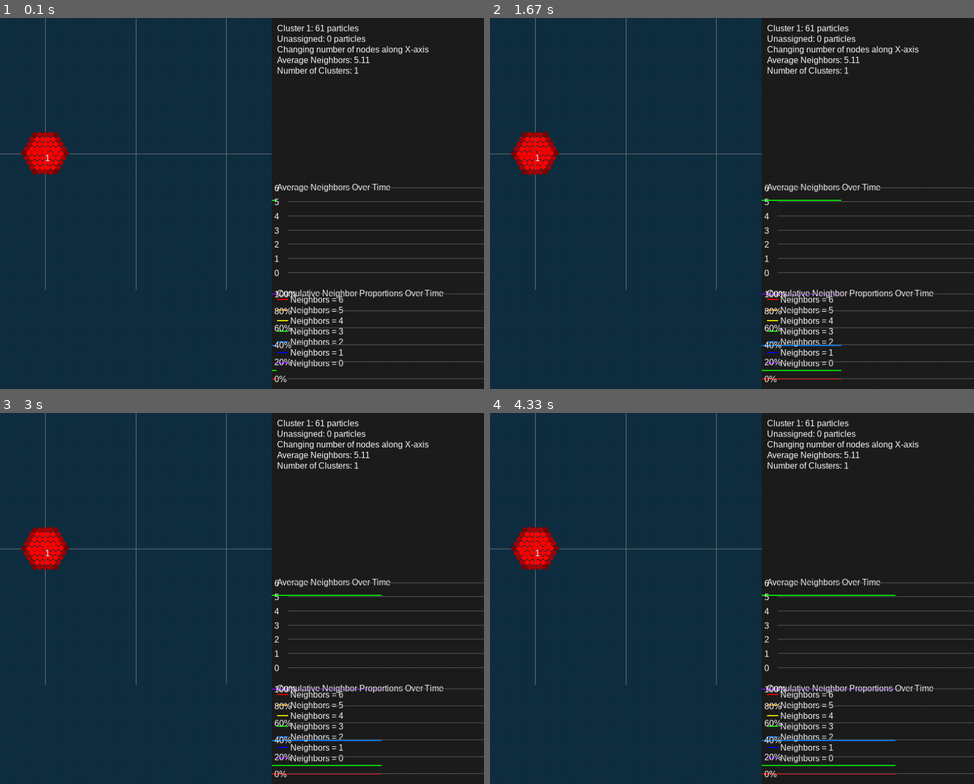
Above: before the commit, frames 1-4 (two rows, left to right).
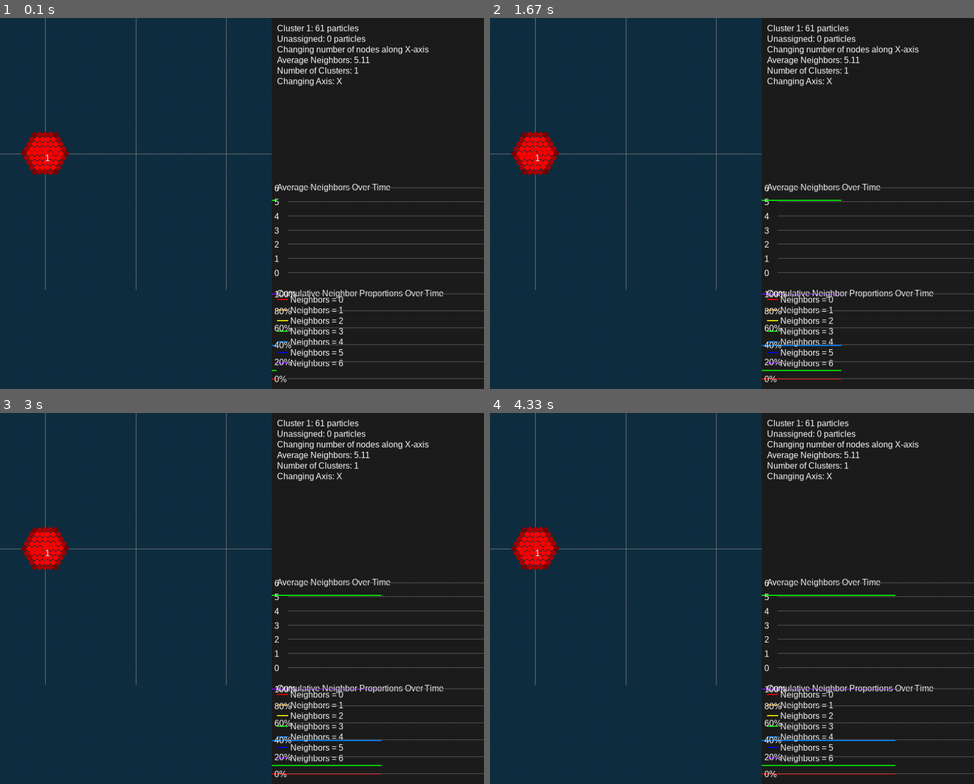
Above: after the commit, the same moments.

Repository: xabackus/AcousticPersonal
Game: pygame game, started from PyGame_Acoustics_2D_cluster_manipulation.py
The game is run twice, just before and just after one commit, with the same random seed, the same clock (stepped at 60 frames per second) and the same inputs.
Inputs:
- Up to frame 1 (0.1 s): no input
- Up to frame 2 (1.67 s): tap G at 0.33 s
- Up to frame 3 (3 s): tap Space at 1.67, 2.07, 2.37, 2.57, 2.9 s
- Up to frame 4 (4.33 s): tap Space at 3.2, 3.4, 3.7, 3.97, 4.3 s

The runs differ from the first frame. In frame 1, 0.2% of the frame differs, in the area x 57-71%, y 16-94%; in frame 2, 0.2%; in frame 3, 0.2%; in frame 4, 0.2%.

Commit message:
Update PyGame_Acoustics_2D_cluster_manipulation.py

Diff:
--- a/PyGame_Acoustics_2D_cluster_manipulation.py
+++ b/PyGame_Acoustics_2D_cluster_manipulation.py
@@ -1,6 +1,8 @@
 import numpy as np
 import pygame
 import sys
+import math
+import matplotlib.pyplot as plt
 
 # Constants and Initialization
 PI = 3.1415926
@@ -296,6 +298,78 @@
     counts = neighbor_counts_field.copy()
     for i in range(7):
         neighbor_count_over_time[i].append(counts[i])
+
+# Plotting functions using Matplotlib
+def plot_average_neighbors_over_time():
+    plt.figure(figsize=(10, 6))
+    plt.plot(average_neighbors_over_time, label="Average Neighbors Over Time", color="blue", linewidth=2)
+
+    # Add vertical lines at key_press_time_steps
+    for idx, step in enumerate(key_press_time_steps):
+        plt.axvline(x=step, color='red', linestyle='--', linewidth=1, label='Key Press' if idx == 0 else "")
+
+    plt.xlabel("Time Step")
+    plt.ylabel("Average Number of Neighbors")
+    plt.title("Average Neighbors Over Time")
+    plt.legend()
+    plt.grid(True)
+    plt.tight_layout()
+    plt.show(block=False)
+    plt.pause(0.001)  # Allow the plot to update without blocking
+
+def plot_neighbor_distribution_over_time():
+    plt.figure(figsize=(10, 6))
+
+    # Number of neighbor categories
+    max_neighbors = 6
+
+    # Convert the neighbor_count_over_time to a numpy array for easier manipulation
+    neighbor_counts_array = np.array([neighbor_count_over_time[i] for i in range(7)])
+
+    # Compute cumulative counts along the time axis (axis=0)
+    cumulative_counts = np.cumsum(neighbor_counts_array, axis=0)
+
+    # Plot each cumulative count
+    for i in range(max_neighbors + 1):
+        plt.plot(cumulative_counts[i], label=f"Up to {i} neighbors", linewidth=2)
+
+    # Add vertical lines at key_press_time_steps
+    for idx, step in enumerate(key_press_time_steps):
+        plt.axvline(x=step, color='red', linestyle='--', linewidth=1, label='Key Press' if idx == 0 else "")
+
+    plt.xlabel("Time Step")
+    plt.ylabel("Number of Particles")
+    plt.title("Cumulative Neighbor Distribution Over Time")
+    plt.legend()
+    plt.grid(True)
+    plt.tight_layout()
+    plt.show(block=False)
+    plt.pause(0.001)  # Allow the plot to update without blocking
+
+def plot_radial_distribution():
+    plt.figure(figsize=(10, 6))
+    positions = pos.copy()
+    rs = np.linspace(0, np.sqrt(2), 500)
+    gs = np.zeros_like(rs)
+    mid = np.mean(positions, axis=0)
+
+    for j in range(N):
+        distance = np.linalg.norm(positions[j] - mid)
+        for i, r in enumerate(rs):
+            if particle_radius[j] == 0:
+                continue  # Avoid division by zero
+            contribution = np.sqrt(max(0., 1. - ((distance - r) ** 2) / (particle_radius[j] ** 2)))
+            gs[i] += contribution
+
+    plt.plot(rs, gs, label="Radial Distribution Function", color="black", linewidth=2, linestyle="--")
+    plt.xlabel("Distance from Center")
+    plt.ylabel("Radial Distribution")
+    plt.title("Radial Distribution Function")
+    plt.legend()
+    plt.grid(True)
+    plt.tight_layout()
+    plt.show(block=False)
+    plt.pause(0.001)  # Allow the plot to update without blocking
 
 # Initialize the simulation
 initialize_cluster()
@@ -350,7 +424,7 @@
     (139, 0, 255),  # Purple for 6 neighbors
 ]
 
-neighbor_labels = ["6", "5", "4", "3", "2", "1", "0"]
+neighbor_labels = ["0", "1", "2", "3", "4", "5", "6"]
 
 # Main simulation loop
 d = 1.5 * particle_radius_max  # Set the distance threshold for clustering
@@ -380,6 +454,11 @@
             elif event.key == pygame.K_y:
                 xchanging = False
                 message = "Changing number of nodes along Y-axis"
+            elif event.key == pygame.K_g:
+                # Plot graphs using Matplotlib
+                plot_average_neighbors_over_time()
+                plot_neighbor_distribution_over_time()
+                plot_radial_distribution()
 
     if not paused:
         for _ in range(substepping):
@@ -487,6 +566,12 @@
     if y_pos + spacing <= text_area_rect.bottom:
         num_clusters_surface = font.render(f"Number of Clusters: {total_clusters}", True, (255, 255, 255))
         window.blit(num_clusters_surface, (start_x, y_pos))
+        y_pos += spacing
+
+    # Display whether changing X or Y
+    if y_pos + spacing <= text_area_rect.bottom:
+        changing_axis_surface = font.render(f"Changing Axis: {'X' if xchanging else 'Y'}", True, (255, 255, 255))
+        window.blit(changing_axis_surface, (start_x, y_pos))
         y_pos += spacing
 
     # Draw Average Neighbors Over Time Graph
